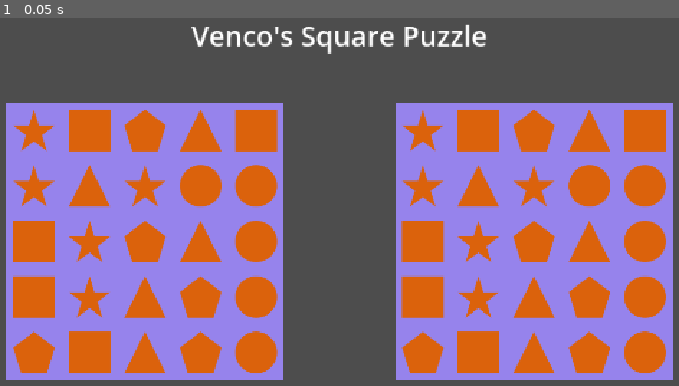
Above: before the commit, frame 1.
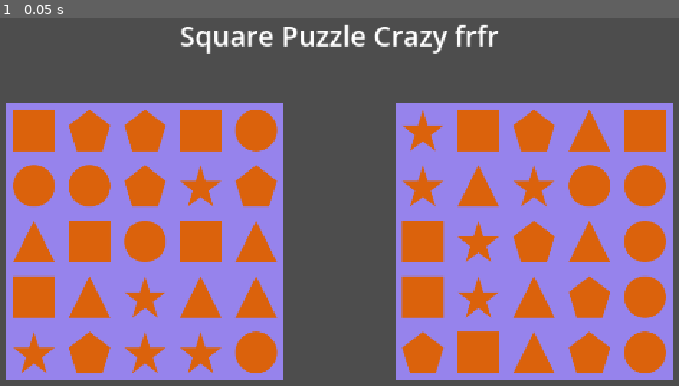
Above: after the commit, the same moment.

Repository: V3NCO/Arcade-Puzzle
Game: Godot game, scene res://Scenes/Ingame_Menu.tscn
Two runs of this game, one before a commit and one after it. Both use one fixed random seed, a clock stepped at 60 frames per second and the inputs below.
Inputs:
- Up to frame 1 (0.05 s): no input

The runs differ from the first frame. In frame 1, 8.2% of the frame differs, in the area x 1-74%, y 1-97%.

Commit message:
Crazy frfr

Diff:
--- a/Scenes/Ingame_Menu.tscn
+++ b/Scenes/Ingame_Menu.tscn
@@ -54,7 +54,7 @@
 offset_right = 213.0
 offset_bottom = 55.0
 grow_horizontal = 2
-text = "Venco's Square Puzzle"
+text = "Square Puzzle Crazy frfr"
 label_settings = SubResource("LabelSettings_0xk7v")
 
 [node name="TileMapLayer" type="TileMapLayer" parent="."]
--- a/Scripts/tile_map_layer.gd
+++ b/Scripts/tile_map_layer.gd
@@ -3,20 +3,88 @@
 
 func _ready():
 	init()
+	shuffle(1)
 
 func init():
+	# Set numbers so that we get 5 of each shape
 	var numbers_available = [5, 5, 5, 5, 5]
+
+	# Start Adding the shapes in randomly
+	# Each Row
 	for n in range(5):
+		# Each cell in the row
 		for m in range(5):
 			var finding_number = true
 			var current_number = 0
+			# Make sure we don't get more than 5 of each
 			while finding_number:
 				current_number = randi_range(0, 4)
 				if numbers_available[current_number] >= 1:
 					numbers_available[current_number] -= 1
 					finding_number = false
 
-			print("range: "+str(n) +' '+ str(m))
-			print(str(current_number))
+			# print("range: "+str(n) +' '+ str(m))
+			# print(str(current_number))
+
+			# Put that in the selected cell and the corresponding cell on the other grid
 			set_cell(Vector2i(n, m), 1, Vector2i(current_number, 0), 0)
 			set_cell(Vector2i(n+7, m), 1, Vector2i(current_number, 0), 0)
+
+
+func shuffle(dif: int):
+	var shuf_rang = 10
+	match dif:
+		_:
+			shuf_rang = randi_range(200, 1000)
+		1:
+			shuf_rang = randi_range(3, 15)
+		2:
+			shuf_rang = randi_range(15, 25)
+		3:
+			shuf_rang = randi_range(25, 50)
+		4:
+			shuf_rang = randi_range(50, 100)
+
+	for i in range(shuf_rang):
+		var direction = randi_range(1, 4)
+		match direction:
+			1:
+				move_column_down(randi_range(0, 4))
+			2:
+				move_column_up(randi_range(0, 4))
+			3:
+				move_line_left(randi_range(0, 4), 0)
+			4:
+				move_line_right(randi_range(0, 4), 0)
+
+func move_column_up(col):
+	var temp = get_cell_atlas_coords(Vector2i(col, 0))[0]
+	set_cell(Vector2i(col, 0), 1, Vector2i(get_cell_atlas_coords(Vector2i(col, 1))[0], 0), 0)
+	set_cell(Vector2i(col, 1), 1, Vector2i(get_cell_atlas_coords(Vector2i(col, 2))[0], 0), 0)
+	set_cell(Vector2i(col, 2), 1, Vector2i(get_cell_atlas_coords(Vector2i(col, 3))[0], 0), 0)
+	set_cell(Vector2i(col, 3), 1, Vector2i(get_cell_atlas_coords(Vector2i(col, 4))[0], 0), 0)
+	set_cell(Vector2i(col, 4), 1, Vector2i(temp, 0), 0)
+
+func move_column_down(col):
+	var temp = get_cell_atlas_coords(Vector2i(col, 4))[0]
+	set_cell(Vector2i(col, 4), 1, Vector2i(get_cell_atlas_coords(Vector2i(col, 3))[0], 0), 0)
+	set_cell(Vector2i(col, 3), 1, Vector2i(get_cell_atlas_coords(Vector2i(col, 2))[0], 0), 0)
+	set_cell(Vector2i(col, 2), 1, Vector2i(get_cell_atlas_coords(Vector2i(col, 1))[0], 0), 0)
+	set_cell(Vector2i(col, 1), 1, Vector2i(get_cell_atlas_coords(Vector2i(col, 0))[0], 0), 0)
+	set_cell(Vector2i(col, 0), 1, Vector2i(temp, 0), 0)
+
+func move_line_left(line, relcol):
+	var temp = get_cell_atlas_coords(Vector2i(relcol+0, line))[0]
+	set_cell(Vector2i(relcol+0, line), 1, Vector2i(get_cell_atlas_coords(Vector2i(relcol+1, line))[0], 0), 0)
+	set_cell(Vector2i(relcol+1, line), 1, Vector2i(get_cell_atlas_coords(Vector2i(relcol+2, line))[0], 0), 0)
+	set_cell(Vector2i(relcol+2, line), 1, Vector2i(get_cell_atlas_coords(Vector2i(relcol+3, line))[0], 0), 0)
+	set_cell(Vector2i(relcol+3, line), 1, Vector2i(get_cell_atlas_coords(Vector2i(relcol+4, line))[0], 0), 0)
+	set_cell(Vector2i(relcol+4, line), 1, Vector2i(temp, 0), 0)
+
+func move_line_right(line, relcol):
+	var temp = get_cell_atlas_coords(Vector2i(relcol+4, line))[0]
+	set_cell(Vector2i(relcol+4, line), 1, Vector2i(get_cell_atlas_coords(Vector2i(relcol+3, line))[0], 0), 0)
+	set_cell(Vector2i(relcol+3, line), 1, Vector2i(get_cell_atlas_coords(Vector2i(relcol+2, line))[0], 0), 0)
+	set_cell(Vector2i(relcol+2, line), 1, Vector2i(get_cell_atlas_coords(Vector2i(relcol+1, line))[0], 0), 0)
+	set_cell(Vector2i(relcol+1, line), 1, Vector2i(get_cell_atlas_coords(Vector2i(relcol+0, line))[0], 0), 0)
+	set_cell(Vector2i(relcol+0, line), 1, Vector2i(temp, 0), 0)
